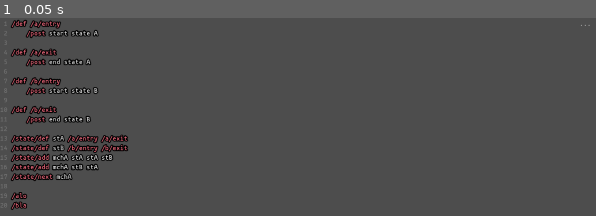
Above: before the commit, frame 1.
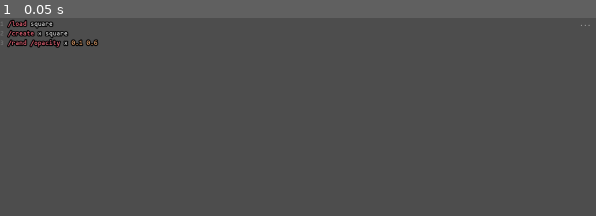
Above: after the commit, the same moment.

Repository: loopier/animatron
Game: Godot game, scene res://main.tscn
The game is run twice, just before and just after one commit, with the same random seed, the same clock (stepped at 60 frames per second) and the same inputs.
Inputs:
- Up to frame 1 (0.05 s): no input

The runs differ from the first frame. In frame 1, 4.7% of the frame differs, in the area x 0-22%, y 1-97%.

Commit message:
Clean `codeEdit`

Diff:
--- a/main.tscn
+++ b/main.tscn
@@ -42,26 +42,9 @@
 theme = ExtResource("3_fotw2")
 theme_override_colors/font_outline_color = Color(0, 0, 0, 1)
 theme_override_constants/outline_size = 10
-text = "/def /a/entry
-    /post start state A
-
-/def /a/exit
-    /post end state A
-
-/def /b/entry
-    /post start state B
-
-/def /b/exit
-    /post end state B
-
-/state/def stA /a/entry /a/exit
-/state/def stB /b/entry /b/exit
-/state/add mchA stA stA stB
-/state/add mchA stB stA
-/state/next mchA
-
-/alo
-/bla"
+text = "/load square
+/create x square
+/rand /opacity x 0.1 0.6"
 caret_type = 1
 syntax_highlighter = SubResource("CodeHighlighter_833ra")
 highlight_all_occurrences = true
